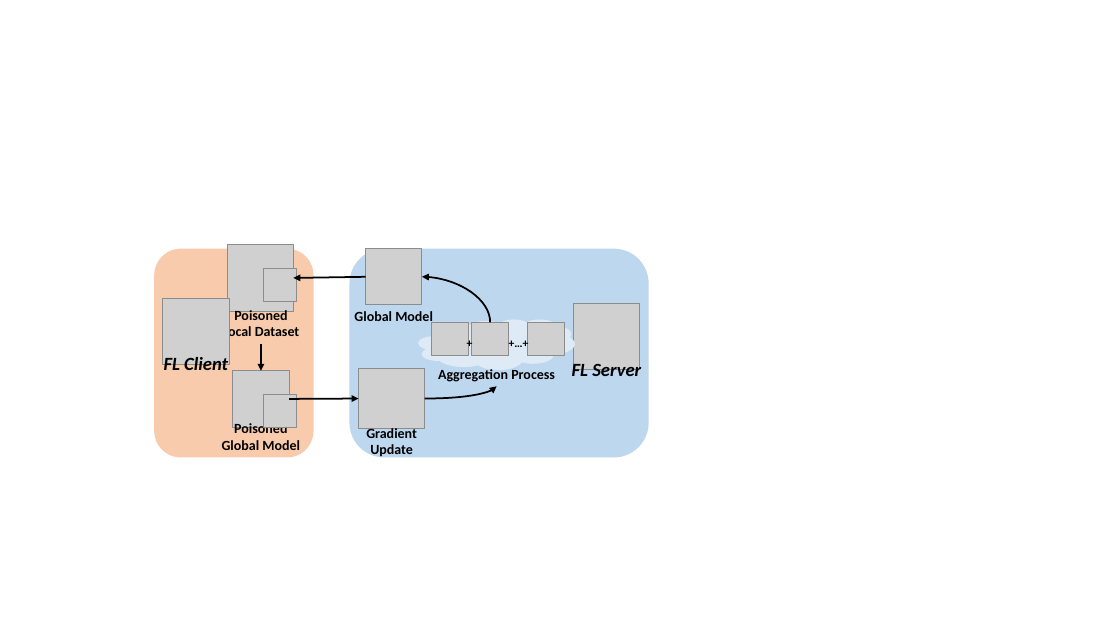
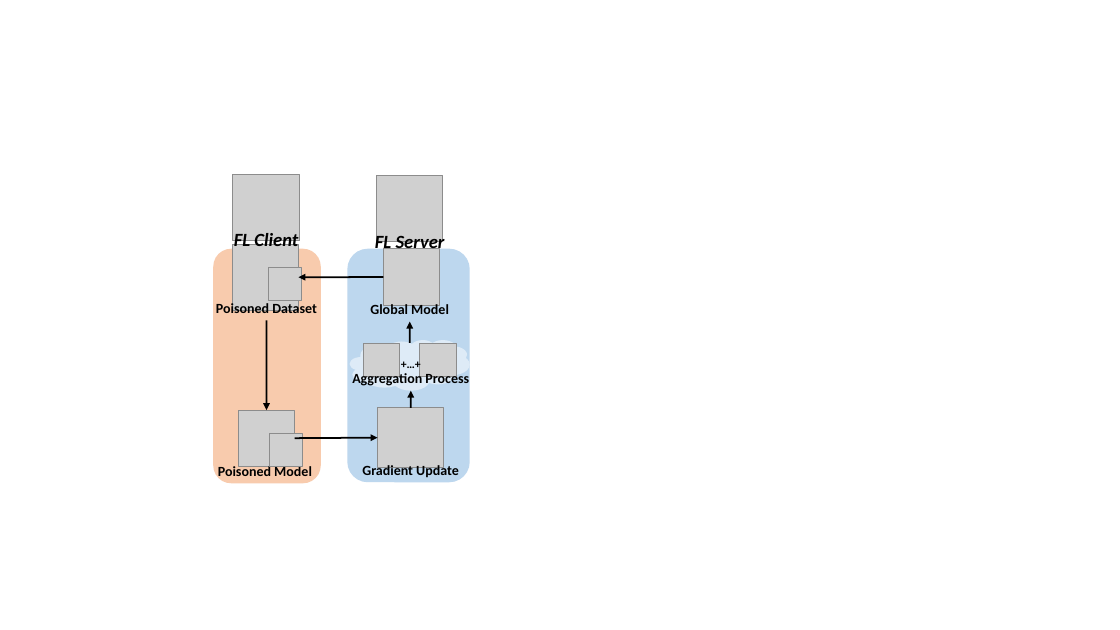
Before and after one commit to WhileBug/FLPhish, a slide deck: slide 1 of Manuscript/figures/FLPhish_System.pptx. Drawn at 1120x630 pixels with LibreOffice and Linux fonts; fonts in the diff are those of the drawing; grey boxes stand for pictures. Boxes give left, top, right and bottom in pixels: in the first picture for what was removed or moved away, otherwise in the second. Text is boxed around its words. In the diff, an @@ line names an element or a change of style, - is before the commit and + after.

```diff
--- a/Manuscript/figures/FLPhish_System.pptx
+++ b/Manuscript/figures/FLPhish_System.pptx
@@ picture: place and size @@
-picture at <box>162,299,229,365</box>
+picture at <box>233,175,300,241</box>
@@ picture: place and size @@
-picture at <box>574,303,640,370</box>
+picture at <box>376,176,443,242</box>
@@ text "FL Client": place and size @@
-text "FL Client" at <box>164,357,228,370</box>
+text "FL Client" at <box>234,233,298,246</box>
@@ text "FL Server" rewrapped from <box>572,361,641,376</box> to <box>375,233,445,254</box> @@
@@ rounded rectangle: place and size @@
-rounded rectangle at <box>155,249,314,458</box>
+rounded rectangle at <box>213,249,321,483</box>
@@ picture: place and size @@
-picture at <box>228,245,294,312</box>
+picture at <box>233,245,299,311</box>
@@ picture: place and size @@
-picture at <box>264,269,297,302</box>
+picture at <box>269,268,302,301</box>
@@ rounded rectangle: place and size @@
-rounded rectangle at <box>350,249,649,458</box>
+rounded rectangle at <box>348,249,471,482</box>
@@ picture: place and size @@
-picture at <box>365,249,422,305</box>
+picture at <box>383,249,439,305</box>
@@ arrow moved from (365, 277) - (293, 278) to (383, 277) - (298, 277) @@
@@ text "Global Model": place and size @@
-text "Global Model" at <box>354,311,433,325</box>
+text "Global Model" at <box>370,302,449,314</box>
@@ curved arrow removed from (491, 323) to (422, 277) @@
@@ text at <box>216,301,317,313</box>: text changed @@
-Poisoned Local Dataset
+Poisoned Dataset
@@ arrow moved from (261, 344) - (261, 371) to (266, 320) - (266, 410) @@
@@ arrow added from (410, 343) to (410, 322), #000000 1.5 pt @@
@@ picture removed at <box>528,323,565,355</box> @@
@@ cloud: place and size @@
-cloud at <box>418,319,575,370</box>
+cloud at <box>350,340,470,391</box>
@@ picture: place and size @@
-picture at <box>359,369,425,429</box>
+picture at <box>363,344,400,376</box>
@@ text "+…+": place and size @@
-text "+…+" at <box>499,332,538,355</box>
+text "+…+" at <box>392,353,430,376</box>
@@ picture: place and size @@
-picture at <box>432,323,469,355</box>
+picture at <box>419,344,456,376</box>
@@ text removed at <box>459,332,481,355</box> @@
-+
@@ text "Aggregation Process": place and size @@
-text "Aggregation Process" at <box>438,369,555,382</box>
+text "Aggregation Process" at <box>352,371,469,386</box>
@@ curved arrow removed from (425, 398) to (497, 386) @@
@@ picture: place and size @@
-picture at <box>233,371,289,427</box>
+picture at <box>239,410,295,466</box>
@@ picture: place and size @@
-picture at <box>472,323,509,355</box>
+picture at <box>378,408,444,468</box>
@@ arrow added from (411, 408) to (411, 391), #000000 1.5 pt @@
@@ picture: place and size @@
-picture at <box>264,394,297,427</box>
+picture at <box>269,434,302,466</box>
@@ arrow moved from (289, 399) - (359, 398) to (295, 439) - (378, 438) @@
@@ text at <box>218,464,312,480</box>: text changed @@
-Poisoned Global Model
+Poisoned Model
@@ text "Gradient Update" rewrapped from <box>366,428,417,459</box> to <box>362,464,459,477</box> @@
```
Also in this commit, not shown: 5 other files.
